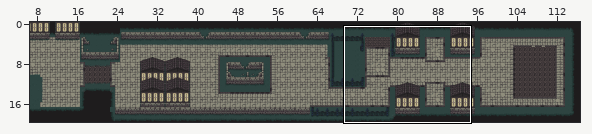
Two versions of a level (Tiled map, data/level10.tmx). Above: a wide view before the commit, with the close-up outlined.
Close-up. Before:
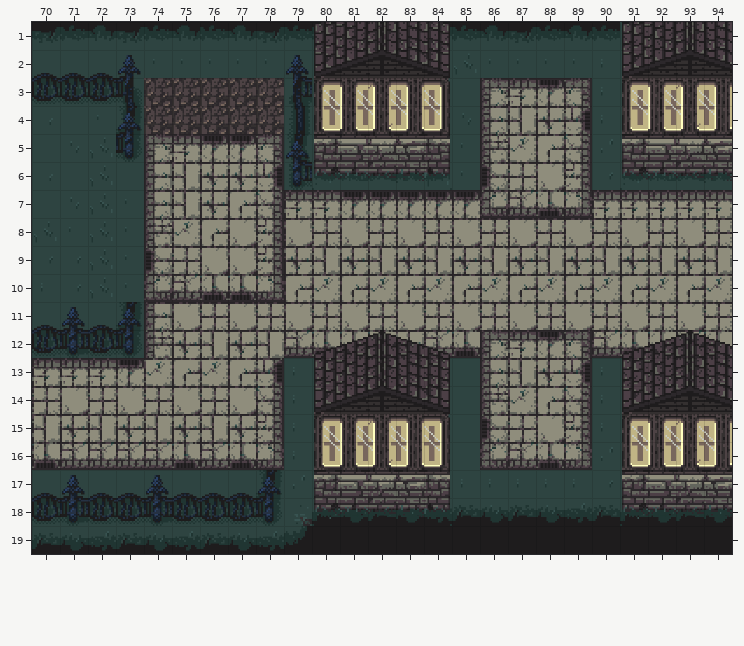
Cells are 32x32 px. Shown: x 70..94, y 1..19. The commit also changed other parts of the map, which this record leaves out.
And afterwards:
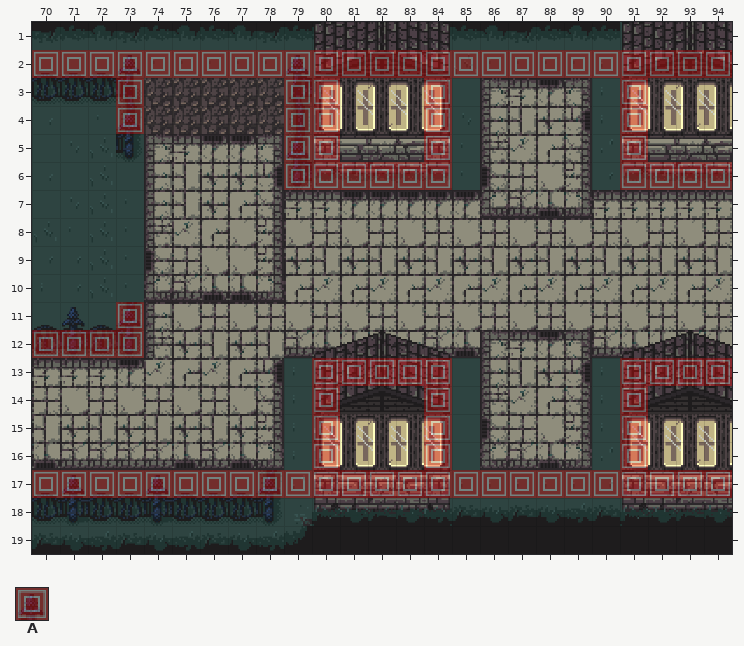
Key: from "metatiles": A 0 "solid".
_ is an empty cell, . an unchanged one.
Tiles of an added or newly shown layer are drawn over the layers below it.
See-through tiles are keyed as they look on the map.
Changes in this commit:
--- layer "collision" (now shown)
@@ x 70..94 @@
- 2 _________________________
- 3 ..._.....__..._......_...
- 4 ..._.....__..._......_...
- 5 .........__..._......_...
- 6 .........______......____
+ 2 AAAAAAAAAAAAAAAAAAAAAAAAA
+ 3 ...A.....AA...A......A...
+ 4 ...A.....AA...A......A...
+ 5 .........AA...A......A...
+ 6 .........AAAAAA......AAAA
@@ x 70..94 @@
-11 ..._.....................
-12 ____.....................
-13 .........._____......____
-14 .........._..._......_...
-15 .........._..._......_...
-16 .........._..._......_...
-17 _________________________
+11 ...A.....................
+12 AAAA.....................
+13 ..........AAAAA......AAAA
+14 ..........A...A......A...
+15 ..........A...A......A...
+16 ..........A...A......A...
+17 AAAAAAAAAAAAAAAAAAAAAAAAA
Boxes around the changes in both close-ups, in picture pixels (x1, y1, x2, y2):
added: (32, 50, 732, 190)
added: (32, 302, 144, 358)
added: (32, 358, 732, 498)
